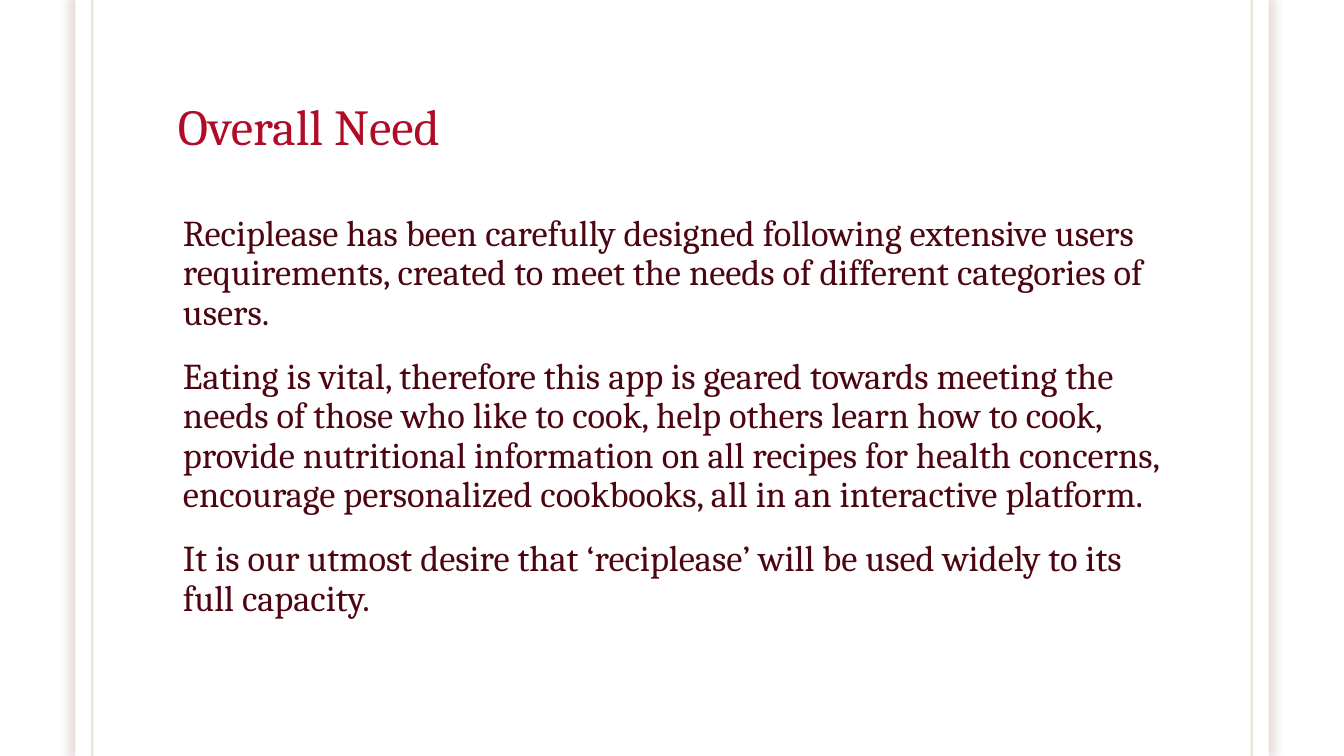
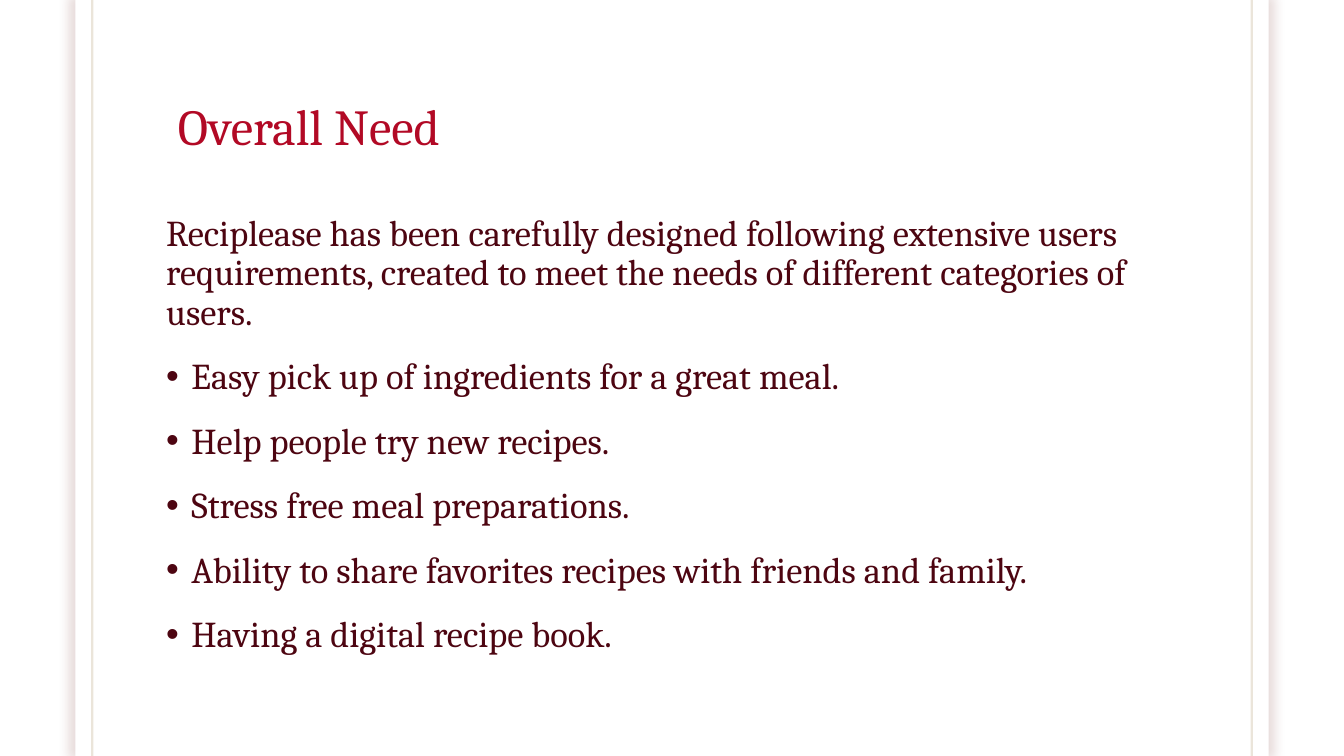
Before and after one commit to brawer88/NewRepo---Capstone, a slide deck: slide 5 of RECIPLEASE.pptx. Drawn at 1344x756 pixels with LibreOffice and Linux fonts; fonts in the diff are those of the drawing; background and template pictures are left out. Boxes give left, top, right and bottom in pixels: in the first picture for what was removed or moved away, otherwise in the second. Text is boxed around its words. In the diff, an @@ line names an element or a change of style, - is before the commit and + after.

Commit message:
dbReciplease update

```diff
--- a/RECIPLEASE.pptx
+++ b/RECIPLEASE.pptx
@@ rectangle at <box>76,0,1268,756</box>: shadow changed @@
@@ text "Reciplease has been carefully designed ...": place and size @@
-text "Reciplease has been carefully designed ..." at <box>183,220,1160,619</box>
+text "Reciplease has been carefully designed ..." at <box>166,220,1126,655</box>
@@ text at <box>191,363,1027,655</box>: text changed @@
-Eating is vital, therefore this app is geared towards meeting the needs of those who like to cook, help others learn how to cook, provide nutritional information on all recipes for health concerns, encourage personalized cookbooks, all in an interactive platform.
-It is our utmost desire that ‘reciplease’ will be used widely to its full capacity.
+• Easy pick up of ingredients for a great meal.
+• Help people try new recipes.
+• Stress free meal preparations.
+• Ability to share favorites recipes with friends and family.
+• Having a digital recipe book.
```
Also in this commit, not shown: 12 other slides changed, 1 slide added, 9 slides removed, 2 other files.
